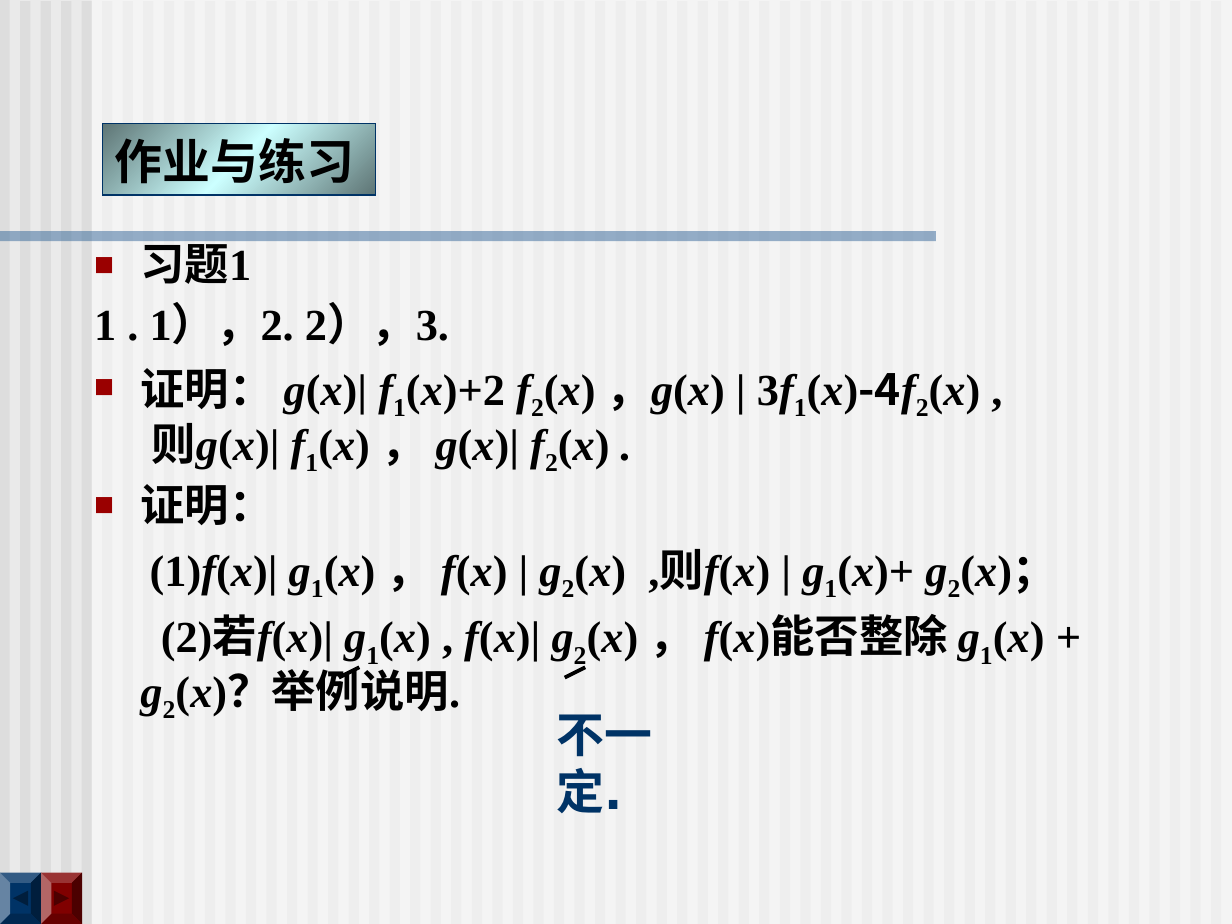
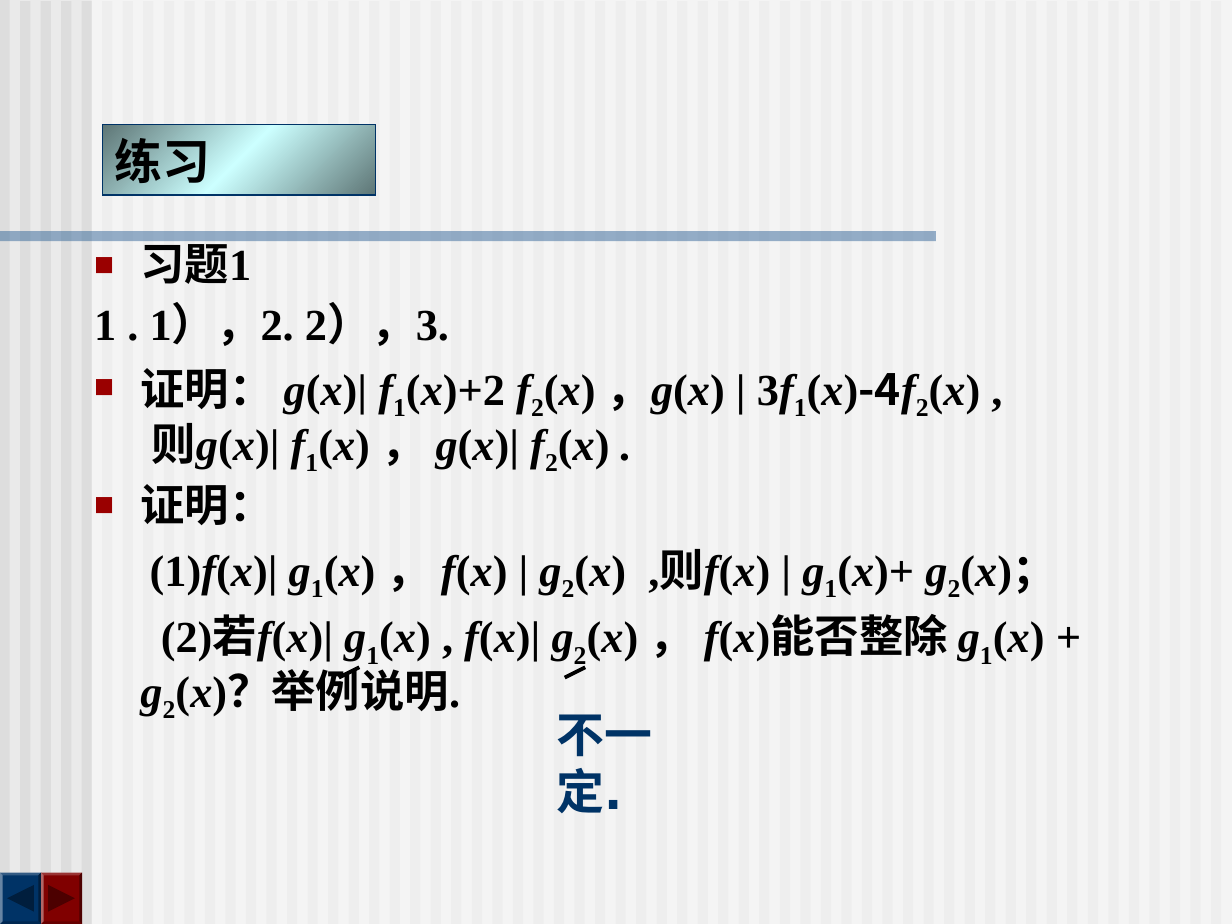
Before and after one commit to zhangbiaomath/zhangbiaomath.github.io, a slide deck: slide 35 of teaching/gaodai/课件/第1章-多项式.ppt. Drawn at 1232x924 pixels with LibreOffice and Linux fonts; fonts in the diff are those of the drawing. Boxes give left, top, right and bottom in pixels: in the first picture for what was removed or moved away, otherwise in the second. Text is boxed around its words. In the diff, an @@ line names an element or a change of style, - is before the commit and + after.

```diff
--- a/teaching/gaodai/课件/第1章-多项式.ppt
+++ b/teaching/gaodai/课件/第1章-多项式.ppt
@@ title "练习" at bbox=[102, 124, 375, 195]: fill gradient #5E7575 to #CCFFFF to gradient #5E7676 to #CCFFFF @@
@@ title at bbox=[115, 129, 211, 190]: text changed @@
-作业与练习
+练习
@@ freeform shape at bbox=[0, 872, 41, 924]: outline redrawn @@
@@ freeform shape at bbox=[41, 872, 81, 924]: outline redrawn @@
```
Also in this commit, not shown: 121 other slides changed, 13 other files.
